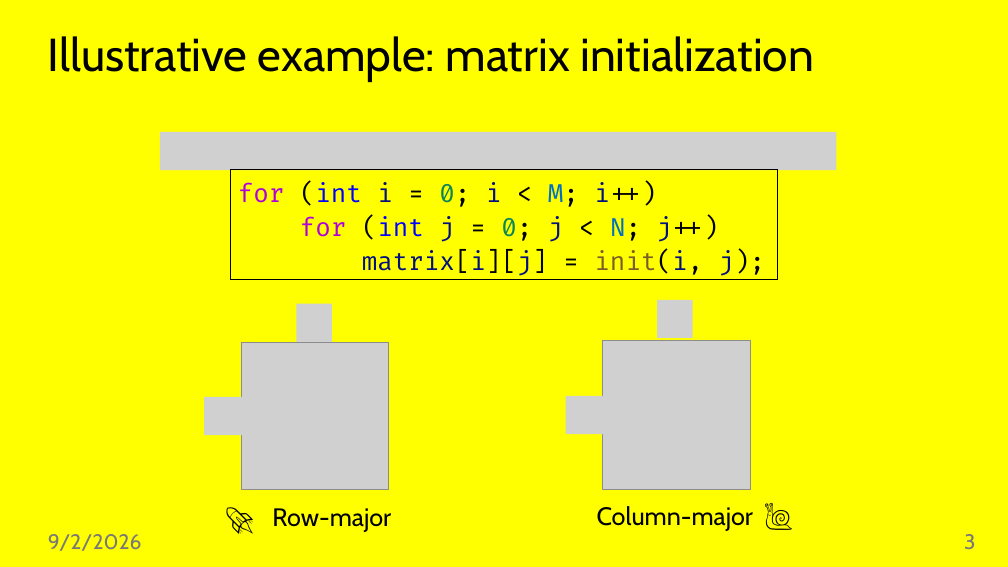
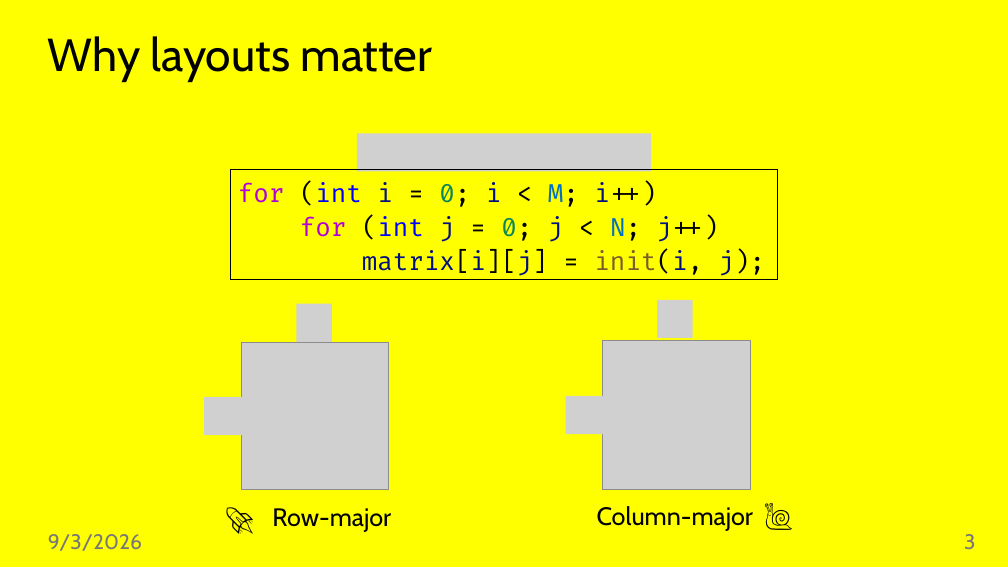
Before and after one commit to jiriklepl/phd-thesis, a slide deck: slide 3 of slides/Optimizing Memory Layouts and Traversal Orders in High-Performance Computing.pptx. Drawn at 1008x567 pixels with LibreOffice and Linux fonts; fonts in the diff are those of the drawing; grey boxes stand for pictures. Boxes give left, top, right and bottom in pixels: in the first picture for what was removed or moved away, otherwise in the second. Text is boxed around its words. In the diff, an @@ line names an element or a change of style, - is before the commit and + after.

```diff
--- a/slides/Optimizing Memory Layouts and Traversal Orders in High-Performance Computing.pptx
+++ b/slides/Optimizing Memory Layouts and Traversal Orders in High-Performance Computing.pptx
@@ title at <box>48,36,433,82</box>: text changed @@
-Illustrative example: matrix initialization
+Why layouts matter
@@ picture: place and size @@
-picture at <box>160,132,836,170</box>
+picture at <box>357,133,651,171</box>
@@ text at <box>48,534,142,551</box>: text changed @@
-9/2/2026
+9/3/2026
```
Also in this commit, not shown: 41 other slides changed.
